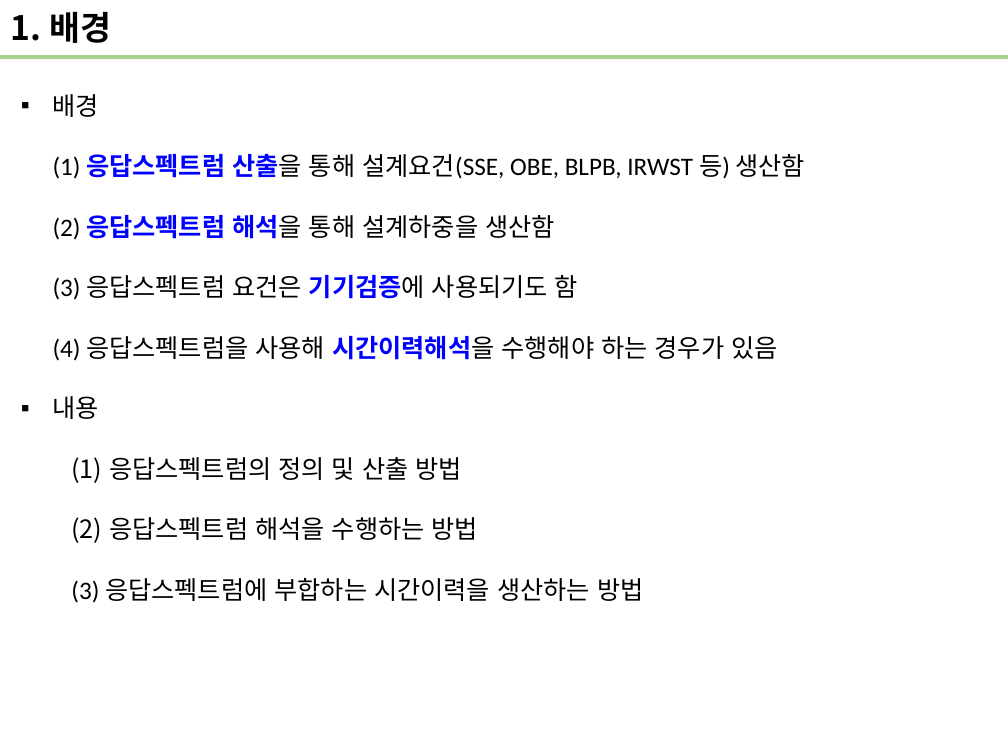
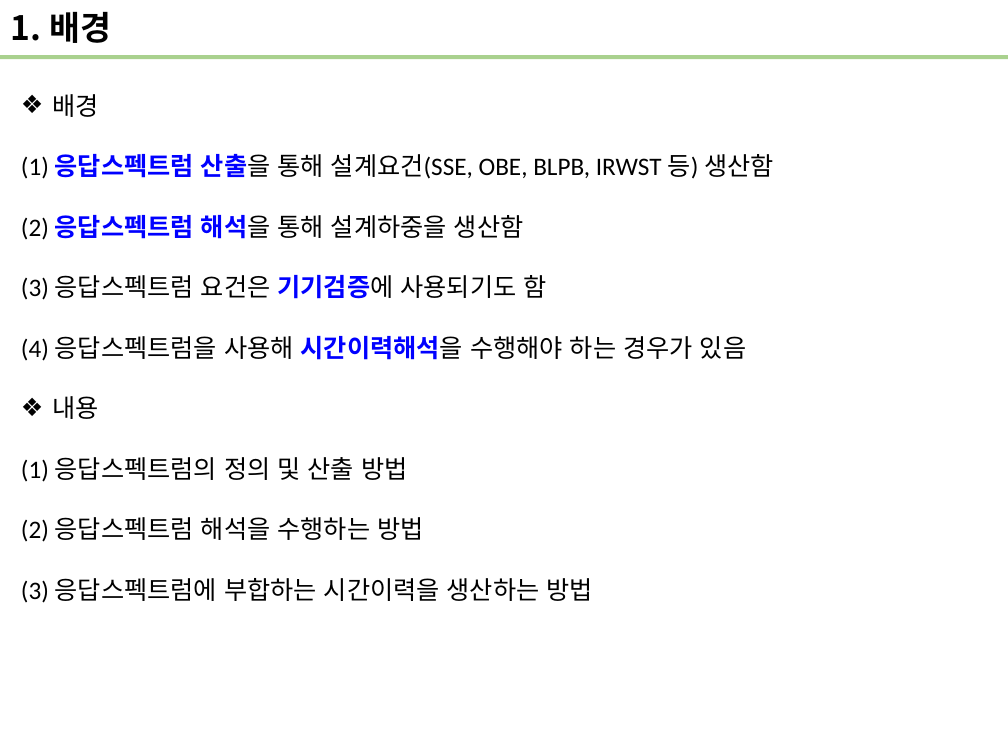
Before and after one commit to wonho13/work, a slide deck: slide 3 of 진동/응답스펙트럼소개.pptx. Drawn at 1008x756 pixels with LibreOffice and Linux fonts; fonts in the diff are those of the drawing. Boxes give left, top, right and bottom in pixels: in the first picture for what was removed or moved away, otherwise in the second. Text is boxed around its words. In the diff, an @@ line names an element or a change of style, - is before the commit and + after.

```diff
--- a/진동/응답스펙트럼소개.pptx
+++ b/진동/응답스펙트럼소개.pptx
@@ text at (21,94,774,361): text changed @@
-▪ 배경
-  (1) 응답스펙트럼 산출을 통해 설계요건(SSE, OBE, BLPB, IRWST 등) 생산함
-  (2) 응답스펙트럼 해석을 통해 설계하중을 생산함
-  (3) 응답스펙트럼 요건은 기기검증에 사용되기도 함
-  (4) 응답스펙트럼을 사용해 시간이력해석을 수행해야 하는 경우가 있음
+❖ 배경
+(1) 응답스펙트럼 산출을 통해 설계요건(SSE, OBE, BLPB, IRWST 등) 생산함
+(2) 응답스펙트럼 해석을 통해 설계하중을 생산함
+(3) 응답스펙트럼 요건은 기기검증에 사용되기도 함
+(4) 응답스펙트럼을 사용해 시간이력해석을 수행해야 하는 경우가 있음
@@ text at (21,396,593,603): bullet ▪ to ❖; list level 2 to 1 in "(3) 응답스펙트럼에 부합하는 시간이력을 생산하는 ..." @@
@@ text at (21,457,423,542): text changed @@
-  (1) 응답스펙트럼의 정의 및 산출 방법
-  (2) 응답스펙트럼 해석을 수행하는 방법
+(1) 응답스펙트럼의 정의 및 산출 방법
+(2) 응답스펙트럼 해석을 수행하는 방법
```
Also in this commit, not shown: 5 other slides changed, 4 slides added.
